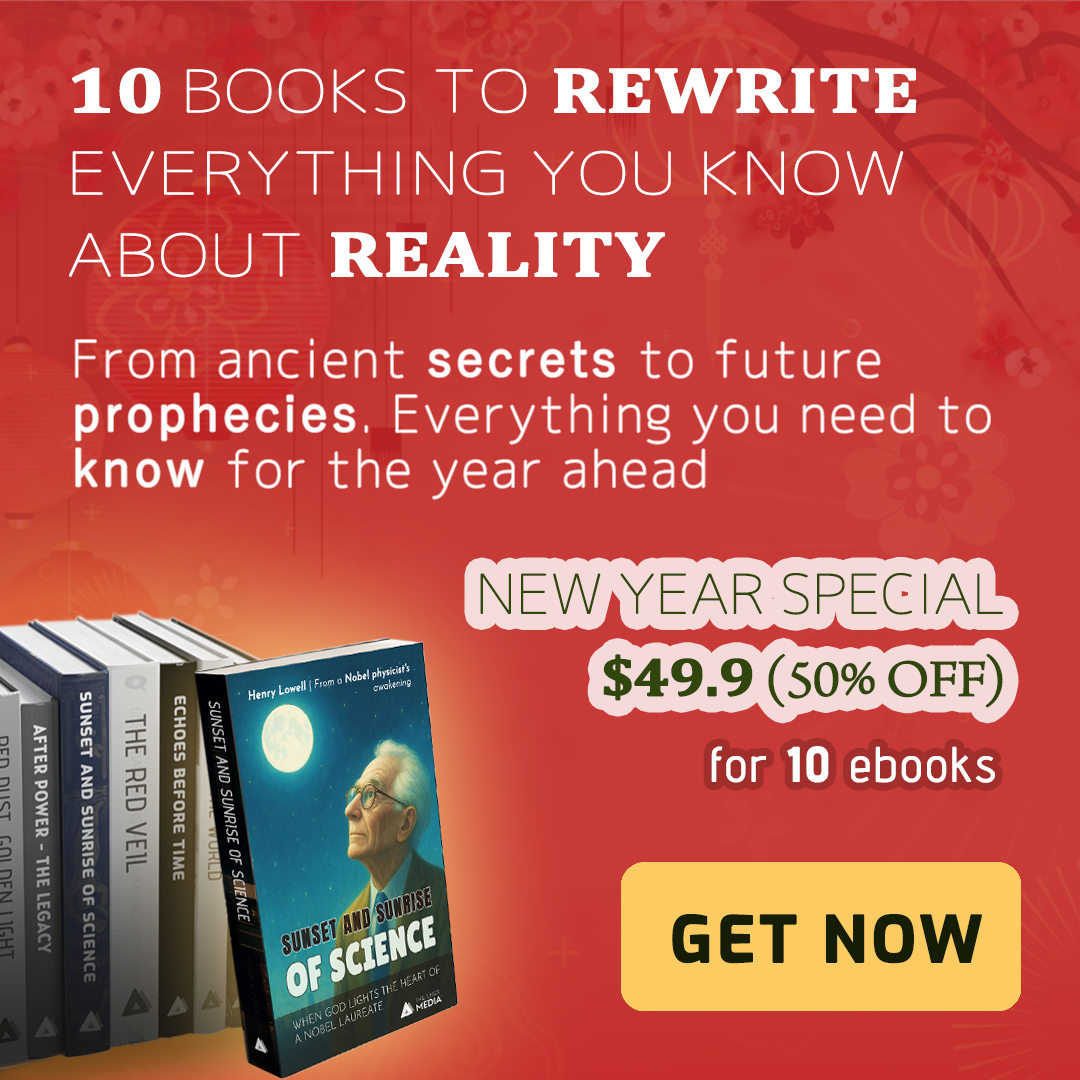
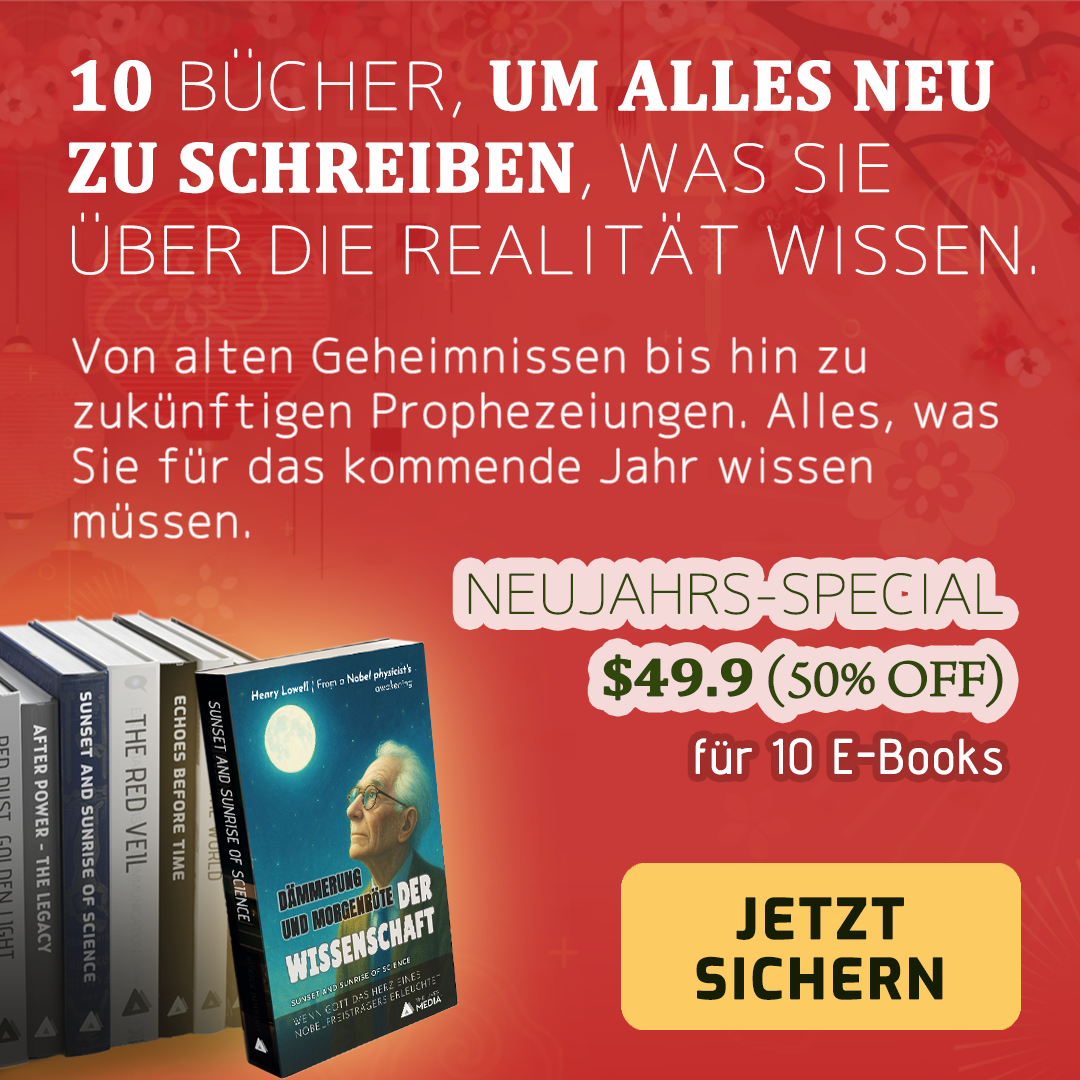
Comparing the layer stacks of the two 1080px x 1080px images. Changes:
renamed "10 BOOKS TO REWRITE EVERYTHING YOU KNOW ABOUT REALITY" to "10 BÜCHER, UM ALLES NEU ZU SCHREIBEN, WAS SIE ÜBER DIE REALITÄT", painted on it over [68, 48, 1035, 278]
painted on "Ancient history, secret politics, and the" over [73, 337, 998, 538]
painted on "ONLY $49.90" over [468, 573, 776, 615]
painted on "For 10 ebooks" over [695, 738, 1002, 783]
added layer "Layer 21" above "one book3" over [230, 643, 457, 1076]
renamed "GET NOW" to "JETZT SICHERN", painted on it over [672, 897, 982, 1000]
painted on "button_bg copy" over [621, 862, 1021, 1030]